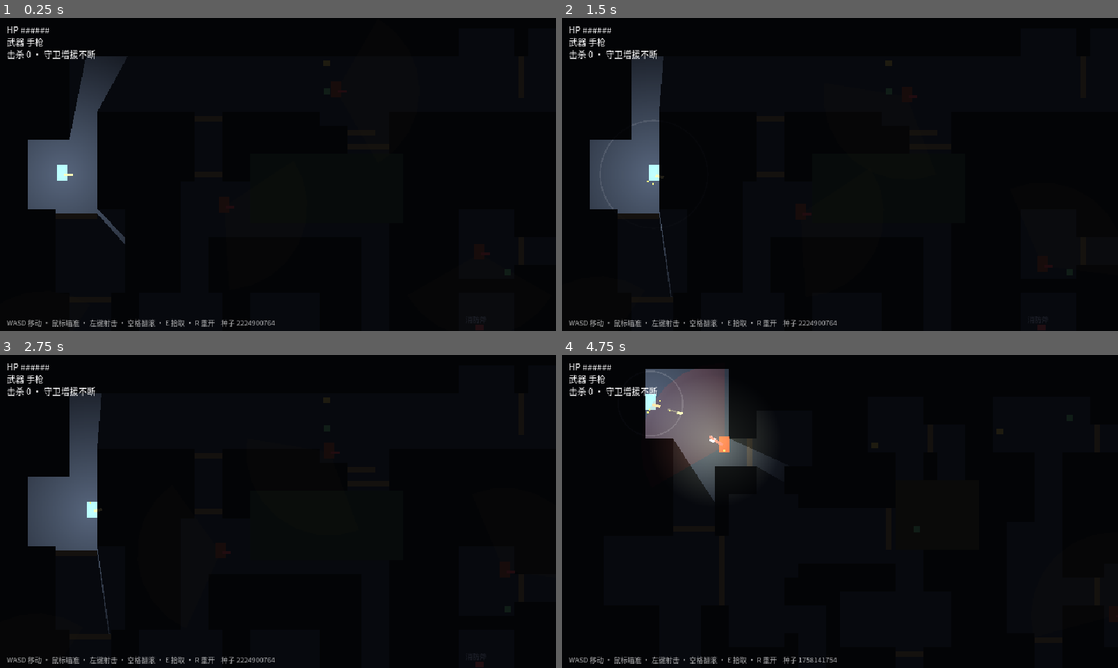
Above: before the commit, frames 1-4 (two rows, left to right).
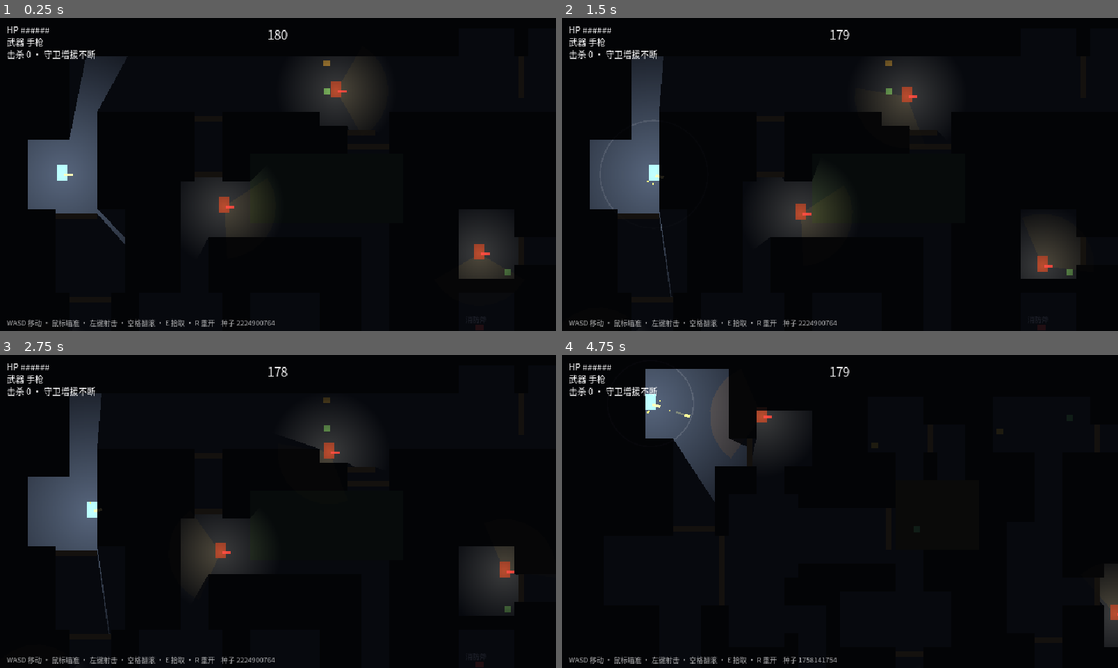
Above: after the commit, the same moments.

Repository: 1qw234e3/squid-rogue
Game: Godot game, scene res://scenes/m0/M0Arena.tscn
Two runs of this game, one before a commit and one after it. Both use one fixed random seed, a clock stepped at 60 frames per second and the inputs below. This scene is started directly instead of the project's main scene.
Inputs (mouse positions are in pixels of both pictures, inside the frame that each line leads up to):
- Up to frame 1 (0.25 s): no input
- Up to frame 2 (1.5 s): tap Enter (ui_accept) at 0.5, 0.77, 1.25 s; move the mouse to (962, 158) at 0.52 s; hold D (move_right) 0.53-1.25 s; hold E (interact) 0.53-1.25 s; click (962, 158) at 0.8 s; drag from (728, 190) to (812, 237) at 1.27 s
- Up to frame 3 (2.75 s): move the mouse to (333, 442) at 2.02 s; hold D (move_right) from 2.03 s (still down); hold E (interact) from 2.03 s (still down); click (333, 442) at 2.3 s
- Up to frame 4 (4.75 s): release D (move_right) at 2.75 s; release E (interact) at 2.75 s; tap R (restart) at 2.75 s; drag from (812, 574) to (673, 464) at 2.77 s; move the mouse to (1006, 558) at 3.52 s; press the mouse at (1006, 558) at 3.53 s; hold A (move_left) 3.53-4.25 s; tap Enter (ui_accept) at 3.77 s; release the mouse at (1006, 558) at 4.25 s; drag from (673, 464) to (756, 433) at 4.27 s

The runs differ from the first frame. In frame 1, 5.7% of the frame differs, in the area x 34-93%, y 3-84%; in frame 2, 5.4%; in frame 3, 4.4%; in frame 4, 5.4%.

Commit message:
[m0] 门改纯手动 + 黑暗压制守卫视力 + 限时180秒找出口
- 门只有玩家能E开关,守卫不再自动推门;关着的门对守卫寻路(A*)
  即是墙——锁门断追成立,守卫会绕路或被关在门外
- 黑暗同样致盲守卫:视野96→60px,追踪距离192→120px;
  每个守卫随身一盏小灯,照亮范围≈其视野——黑暗里光团即危险的形状
- 限时180秒找到出口,超时广播宣布出局;剩30秒红字警告+提示音

Co-Authored-By: Claude Fable 5 <noreply@anthropic.com>

Diff:
--- a/scripts/actors/guard.gd
+++ b/scripts/actors/guard.gd
@@ -13,10 +13,8 @@
 const PATROL_SPEED := 45.0
 const CHASE_SPEED := 80.0
 const SEARCH_SPEED := 60.0
-const VISION_RANGE := 96.0           # 6 格 × 16px(设计文档 §2.4)
 const VISION_HALF_ANGLE := PI / 3.0  # 120° 视锥的一半
-const TRACK_RANGE := 192.0           # 追捕中保持目击的最大距离(比初见远,追着不容易立刻丢)
-const FIRE_RANGE := 120.0
+const FIRE_RANGE := 110.0
 const CALL_RANGE := 150.0            # 呼叫包抄的广播半径
 const TELEGRAPH_TIME := 0.3          # 开枪前摇
 const LOSE_SIGHT_TIME := 5.0         # 跟丢多久放弃追捕转搜索
@@ -29,6 +27,10 @@
 
 var state := State.PATROL
 var hp := 3
+## 视野距离:黑暗关里被压到很短——守卫在黑暗里同样看不远,
+## 他们随身的小灯就是他们的视野范围,玩家远远看到光团就知道躲哪
+var vision_range := 60.0
+var track_range := 120.0  # 追捕中保持目击的最大距离
 var arena: Node2D
 var target: CharacterBody2D
 var patrol_a := Vector2.ZERO
@@ -88,6 +90,14 @@
 	weapon = Weapon.new()
 	weapon.setup(Weapon.GUARD_RIFLE, "guards", 1 | 2)
 	add_child(weapon)
+	# 随身小灯:照亮的范围 ≈ 他的视野,黑暗里这就是"危险的形状"
+	var lamp := PointLight2D.new()
+	lamp.texture = Game.radial_light_texture()
+	lamp.texture_scale = vision_range / 110.0
+	lamp.energy = 0.9
+	lamp.color = Color(1.0, 0.85, 0.65)
+	lamp.shadow_enabled = true
+	add_child(lamp)
 	EventBus.noise_emitted.connect(_on_noise)
 
 
@@ -95,7 +105,7 @@
 	var pts := PackedVector2Array([Vector2.ZERO])
 	for i in 9:
 		var ang := lerpf(-VISION_HALF_ANGLE, VISION_HALF_ANGLE, i / 8.0)
-		pts.append(Vector2.from_angle(ang) * VISION_RANGE)
+		pts.append(Vector2.from_angle(ang) * vision_range)
 	return pts
 
 
@@ -150,7 +160,7 @@
 			weapon.try_fire()
 		return
 	var dist := global_position.distance_to(target.global_position)
-	var sees := dist < TRACK_RANGE and _los_clear(target.global_position)
+	var sees := dist < track_range and _los_clear(target.global_position)
 	if sees:
 		last_seen = target.global_position  # 持续刷新最后目击点
 		lose_timer = 0.0
@@ -218,7 +228,7 @@
 	if not is_instance_valid(target) or not target.visible:
 		return false
 	var to := target.global_position - global_position
-	if to.length() > VISION_RANGE:
+	if to.length() > vision_range:
 		return false
 	if absf(facing.angle_to(to)) > VISION_HALF_ANGLE:
 		return false
--- a/scripts/m0/door.gd
+++ b/scripts/m0/door.gd
@@ -1,17 +1,21 @@
 extends StaticBody2D
 ## 房间门:关闭时挡路、挡子弹、挡视线(守卫的 LOS 射线)、挡光(夜战遮光体)。
-## 玩家 E 开关——关上身后的门能掐断追兵视线;守卫走近会自动推开(2s 后回弹)。
+## 纯手动:只有玩家能 E 开关。守卫不会开门——关好的门就是硬屏障,
+## 他们的寻路(A*)也认门,会绕路或被关在外面。
 
 var door_size := Vector2(32, 6)
 var open := false
-var auto_close := 0.0
+var arena: Node2D
+var cells: Array = []  # 门占据的格子,开关时同步给 A*
 var visual: ColorRect
 var shape: CollisionShape2D
 var occluder: LightOccluder2D
 
 
-func setup(size_: Vector2) -> void:
+func setup(size_: Vector2, arena_: Node2D, cells_: Array) -> void:
 	door_size = size_
+	arena = arena_
+	cells = cells_
 
 
 func _ready() -> void:
@@ -39,26 +43,14 @@
 	add_child(visual)
 
 
-func _physics_process(delta: float) -> void:
-	if open:
-		auto_close -= delta
-		if auto_close <= 0.0 and not _doorway_blocked():
-			_set_open(false)
-	else:
-		# 守卫走近自动推开(他们不讲礼貌)
-		for g in get_tree().get_nodes_in_group("guards"):
-			if g.global_position.distance_to(global_position) < 18.0:
-				_set_open(true)
-				auto_close = 2.0
-				break
-	# 玩家 E 开关
+func _physics_process(_delta: float) -> void:
+	# 只有玩家能开关门
 	if Input.is_action_just_pressed("interact"):
 		var p := get_tree().get_first_node_in_group("player")
 		if p != null and p.global_position.distance_to(global_position) < 22.0:
 			if open and _doorway_blocked():
 				return  # 门口有人,关不上
 			_set_open(not open)
-			auto_close = 6.0 if open else 0.0  # 玩家开的门多留一会儿
 
 
 func _set_open(v: bool) -> void:
@@ -68,6 +60,8 @@
 	shape.set_deferred("disabled", v)
 	occluder.visible = not v       # 开门 = 不再遮光/遮视线
 	visual.modulate.a = 0.25 if v else 1.0
+	if arena:
+		arena.set_door_cells_solid(cells, not v)  # 守卫寻路同步认门
 	Game.play_sfx_at("melee_hit", global_position, 1.6 if v else 1.2)
 
 
--- a/scripts/m0/m0_arena.gd
+++ b/scripts/m0/m0_arena.gd
@@ -19,6 +19,7 @@
 const GUARD_CAP_FINALE := 13
 const RESPAWN_MIN := 6.0     # 增援间隔
 const RESPAWN_MAX := 10.0
+const TIME_LIMIT := 180.0    # 限时找到出口,超时即淘汰
 
 const COLOR_FLOOR := Color("39424f")
 const COLOR_WALL := Color("171c24")
@@ -35,6 +36,8 @@
 var kills := 0
 var respawn_times: Array = []  # 待增援的时间点(elapsed 时间轴)
 var elapsed := 0.0
+var time_left := TIME_LIMIT
+var warned := false
 var finished := false
 var room_tints := {}  # 房间下标 -> 地标染色
 
@@ -42,6 +45,7 @@
 var hud_weapon: Label
 var hud_guards: Label
 var hud_msg: Label
+var hud_time: Label
 
 
 func _ready() -> void:
@@ -72,6 +76,16 @@
 	if finished:
 		return
 	elapsed += delta
+	time_left -= delta
+	hud_time.text = "%d" % maxi(ceili(time_left), 0)
+	hud_time.modulate = Color("ff7070") if time_left < 30.0 else Color.WHITE
+	if time_left < 30.0 and not warned:
+		warned = true
+		Game.play_sfx("alert", 0.8)
+		Game.float_text(player.global_position + Vector2(0, -30), "剩余 30 秒,找到绿灯!", Color("ff8080"))
+	if time_left <= 0.0:
+		_on_timeout()
+		return
 	# 守卫增援:到点且场上没满编,就在远离玩家的房间刷一个
 	for t in respawn_times.duplicate():
 		if elapsed >= t:
@@ -289,9 +303,16 @@
 		var center := (_cell_center(first) + _cell_center(last)) / 2.0
 		var span: int = gap.cells.size() * CELL
 		var door := Door.new()
-		door.setup(Vector2(span, 6) if gap.horizontal else Vector2(6, span))
+		door.setup(Vector2(span, 6) if gap.horizontal else Vector2(6, span), self, gap.cells)
 		add_child(door)
 		door.global_position = center
+		set_door_cells_solid(gap.cells, true)  # 门初始关闭,寻路即刻认账
+
+
+## 门开关时同步 A*:关着的门对守卫的寻路来说就是墙
+func set_door_cells_solid(cells: Array, solid: bool) -> void:
+	for c in cells:
+		astar.set_point_solid(c, solid)
 
 
 ## 找出房间边界外一圈上的地面开口(走廊入口),按连续段分组
@@ -366,6 +387,9 @@
 	hud_hp = _make_label(layer, Vector2(8, 6), 10)
 	hud_weapon = _make_label(layer, Vector2(8, 20), 10)
 	hud_guards = _make_label(layer, Vector2(8, 34), 10)
+	hud_time = _make_label(layer, Vector2(0, 8), 14)
+	hud_time.size = Vector2(640, 20)
+	hud_time.horizontal_alignment = HORIZONTAL_ALIGNMENT_CENTER
 	var hint := _make_label(layer, Vector2(8, 344), 8)
 	hint.text = "WASD 移动 · 鼠标瞄准 · 左键射击 · 空格翻滚 · E 拾取 · R 重开    种子 %d" % run_seed
 	hint.modulate.a = 0.7
@@ -403,6 +427,16 @@
 	if not finished:
 		respawn_times.append(elapsed + rng.randf_range(RESPAWN_MIN, RESPAWN_MAX))
 	_refresh_guard_label()
+
+
+func _on_timeout() -> void:
+	finished = true
+	Game.play_sfx("shoot_heavy", 0.7)
+	hud_msg.text = "超时 —— 广播宣布你出局" if Run.active else "超时 —— 按 R 重开"
+	hud_msg.visible = true
+	if Run.active:
+		await get_tree().create_timer(1.8).timeout
+		Run.minigame_finished(false)
 
 
 func _on_player_died() -> void:
